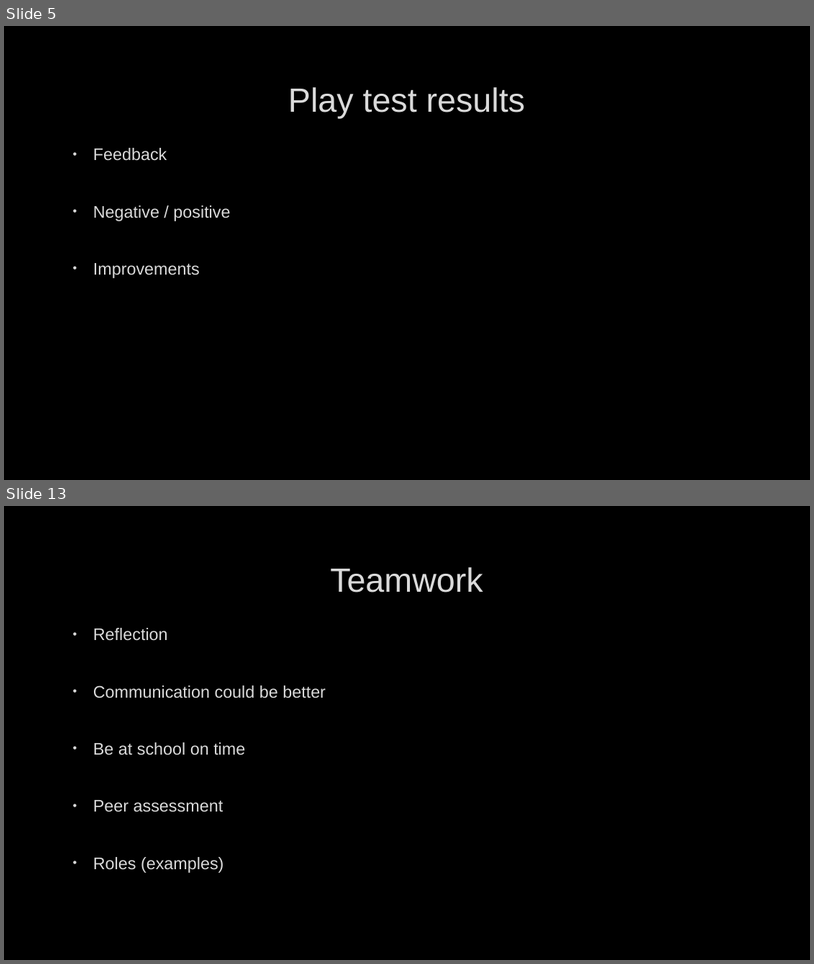
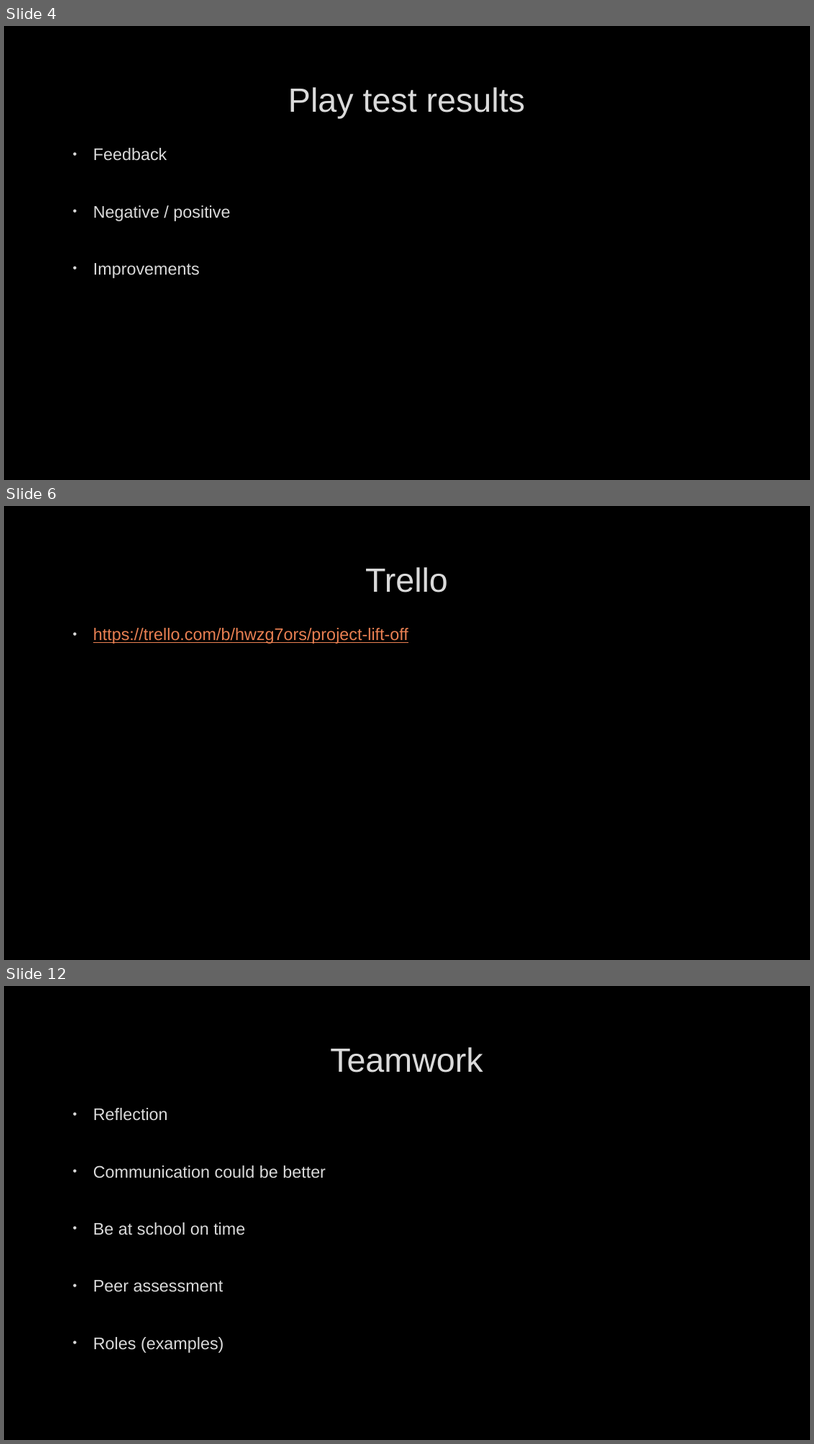
Before and after one commit to GlynLeine/lift-off, a slide deck: Presentations/MugShot Final Pitch.pptx. Shown one above the other, each under a label of ours: slides 5 and 13 before the commit, slides 4, 6 and 12 after it; the slides between them are not shown. The pictures are 814x964 and 814x1444 pixels, drawn with LibreOffice and Linux fonts; fonts in the diff are those of the drawing; background and template pictures are left out. Boxes give left, top, right and bottom in pixels: in the first picture for what was removed or moved away, otherwise in the second. Text is boxed around its words. In the diff, an @@ line names an element or a change of style, - is before the commit and + after.

```diff
--- a/Presentations/MugShot Final Pitch.pptx
+++ b/Presentations/MugShot Final Pitch.pptx
@@ slide 6 added at bbox=[4, 506, 810, 960], background picture (left out) @@
@@ title added at bbox=[365, 567, 448, 592], 40 pt, text #DADADA @@
+Trello
@@ text added at bbox=[93, 628, 409, 644], 20 pt, text #E98052, underline @@
+• https://trello.com/b/hwzg7ors/project-lift-off
@@ what was slide 5 is now slide 4 @@
@@ what was slide 13 is now slide 12 @@
```
Also in this commit, not shown: 5 slides changed, 1 other slide added, 3 slides removed, 1 other file.
